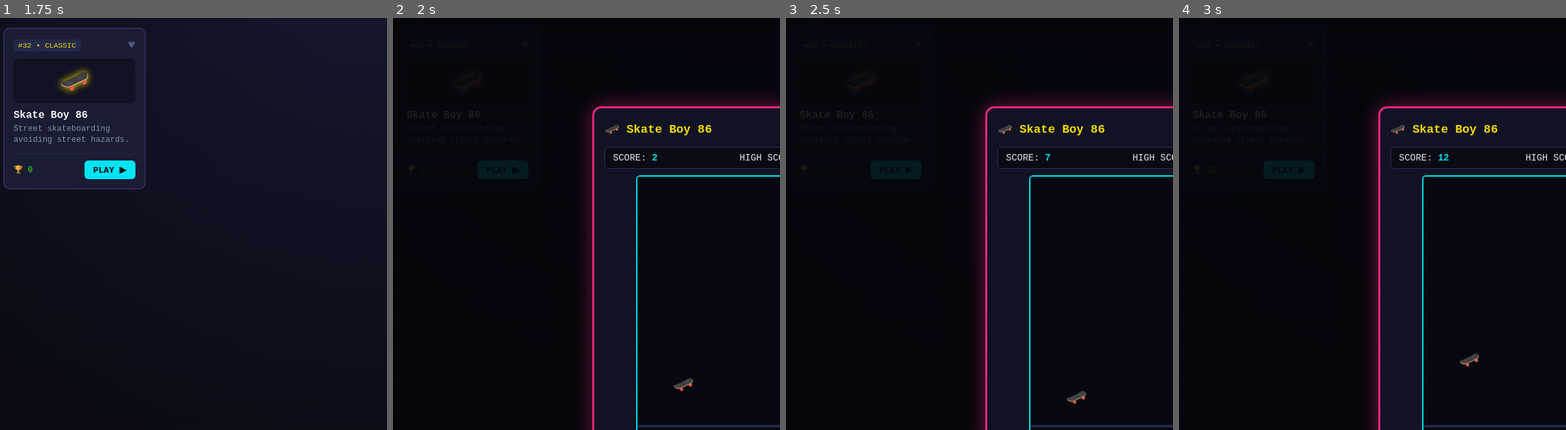
Above: before the commit, frames 1-4 (left to right).
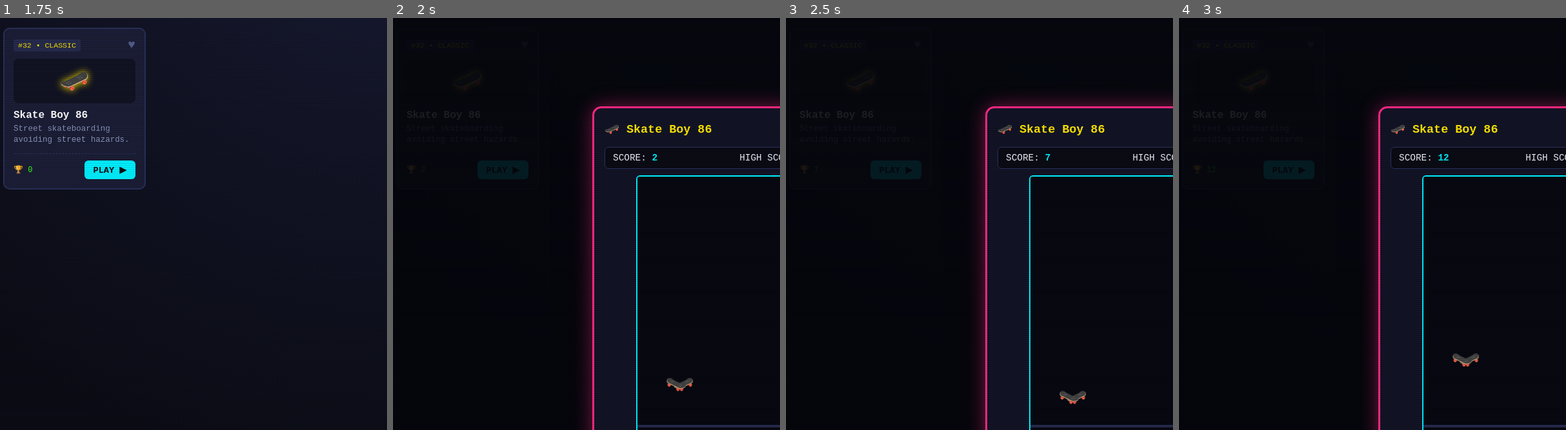
Above: after the commit, the same moments.

Repository: jofiel-nguyen/RETRO-VAULT-57-GAMES
Game: browser game, page index.html
Same seed, same stepped clock (60 frames per second), same inputs: the game is played once before the commit and once after it.
Inputs (mouse positions are % of the whole screen's width and height, from its top left):
- Up to frame 1 (1.75 s): click (23, 9) at 0.27 s; type "Alex" at 0.27 s; click "Classic" at 0.52 s; hold Down from 1.03 s (still down); tap Space at 1.1, 1.5 s; click (23, 9) at 1.17 s; type "8" at 1.17 s; tap Enter at 1.2, 1.73 s
- Up to frame 2 (2 s): keep holding Down; click "PLAY ▶" at 1.77 s; tap Space at 1.9 s
- Up to frame 3 (2.5 s): release Down at 2.03 s; hold Up from 2.08 s (still down); tap Space at 2.3 s
- Up to frame 4 (3 s): keep holding Up; tap Space at 2.7 s
The pictures show only the part of the screen within x 1-51%, y 14-64%; the shares and areas given below are measured in that part.

Frame 1 is identical in both runs. In frame 2, less than 0.1% of the frame differs, in the area x 70-76%, y 87-91%; in frame 3, less than 0.1%; in frame 4, less than 0.1%.

Commit message:
Implement mirrored icon rendering in arcade.js
Added functionality to draw a mirrored icon on the canvas.

Diff:
--- a/arcade.js
+++ b/arcade.js
@@ -393,7 +393,13 @@
       obs.forEach(o => ctx.fillRect(o.x, H - 35 - o.h, o.w, o.h));
       ctx.font = "26px monospace";
       ctx.fillText(g.icon, 55, y + 12);
-
+      ctx.save();
+      ctx.font = "26px monospace";
+      ctx.textAlign = "center";
+      ctx.translate(60, y + 12);
+      ctx.scale(-1, 1);
+      ctx.fillText(g.icon, 0, 0);
+      ctx.restore();
       animFrame = requestAnimationFrame(step);
     }
     step();
